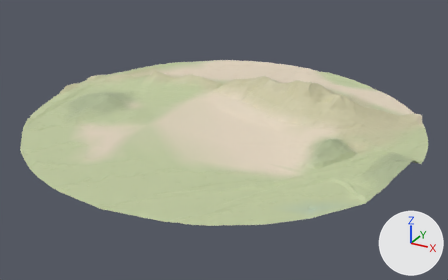
Renders of the glTF model public/models/terrain.glb from each side of a commit.
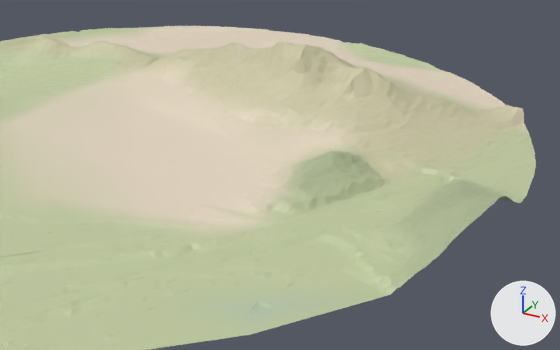
Each version appears first whole from a 50 mm camera at (1430.0, -2665.0, 1296.0) aimed at (-63.0, 49.0, -62.0), and next in a close-up from a 50 mm camera at (1255.0, -1530.0, 769.0) aimed at (291.0, 221.0, -107.0). Lighting does not change. The marker at lower right points along +X, +Y and +Z. The first two pictures are the older version. Vertices at exactly the same position are counted once.

The first close-up shows 'terrain'.
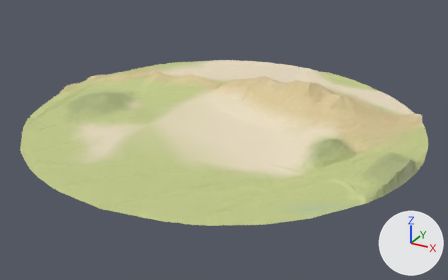
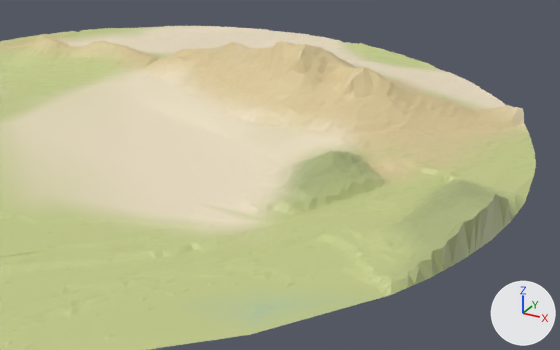
Location of each change, (x1, y1, x2, y2) in pixels of the close-ups (560 x 350 px; the box of a moved part takes in the faces that stretch with it):
'terrain', reshaped, recoloured
    both: (0, 26, 536, 350)
part 1 of me_terrain, moved or reshaped
    both: (249, 175, 534, 335)
part 2 of me_terrain, recoloured
    both: (0, 27, 528, 239)
part 3 of me_terrain, recoloured (green to yellow)
    both: (0, 28, 536, 350)

The change, as a diff of the scene's bpy script:
```diff
--- a/public/models/terrain.glb.py
+++ b/public/models/terrain.glb.py
@@ me_terrain @@
 # used by ob_terrain; location = (0.0, 0.0, 0.0)
-me_terrain.from_pydata(...)  # 6774 vertices, 13307 faces; spans x -1178.0..976.0, y -958.0..1196.0, z 2.0..237.0
+me_terrain.from_pydata(...)  # 6774 vertices, 13307 faces; spans x -1178.0..976.0, y -958.0..1196.0, z 5.0..237.0
+# me_terrain part 1: 45 of 6774 vertices moved; they spanned x 657.0..976.0, y -544.0..138.0, z 2.0..96.0 and now span x 657.0..976.0, y -544.0..138.0, z 6.0..95.0; mean shift (1.0, 0.0, -38.0); largest move (958.0, -73.0, 96.0) -> (958.0, -73.0, 6.0)
+# me_terrain part 2: 4888 faces centred in x -1176.0..884.0, y -662.0..1177.0, z 12.0..237.0 are repainted in the vertex colours; the middle colour goes from beige #ccc7a5 to beige #dac898
+# me_terrain part 3: 5696 faces centred in x -1169.0..970.0, y -955.0..1177.0, z 3.0..101.0 are repainted in the vertex colours; the middle colour goes from green #c2cca1 to yellow #c5cd8b
 me_terrain.materials.append(mat_defaultmaterial)
```
